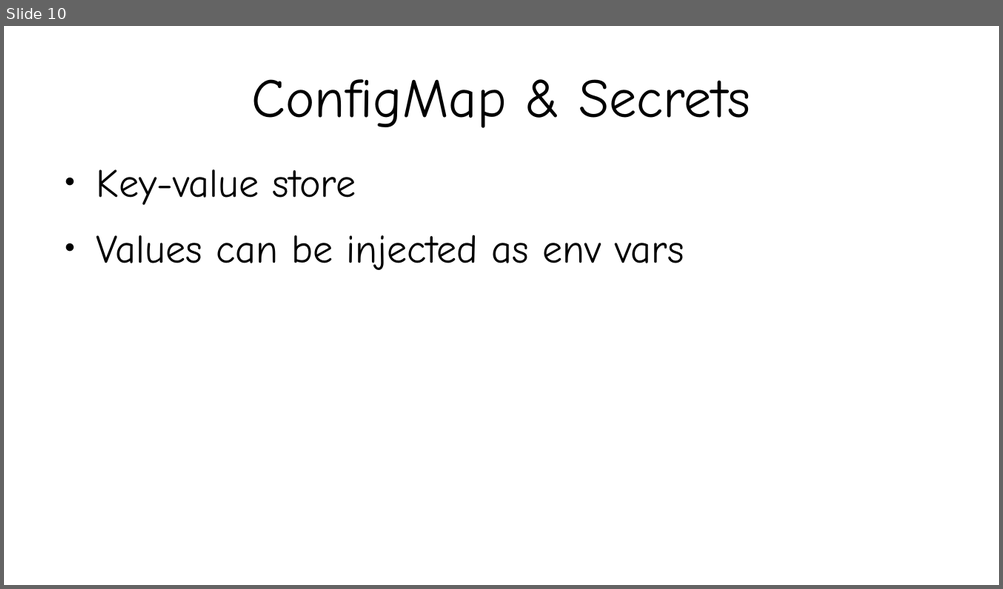
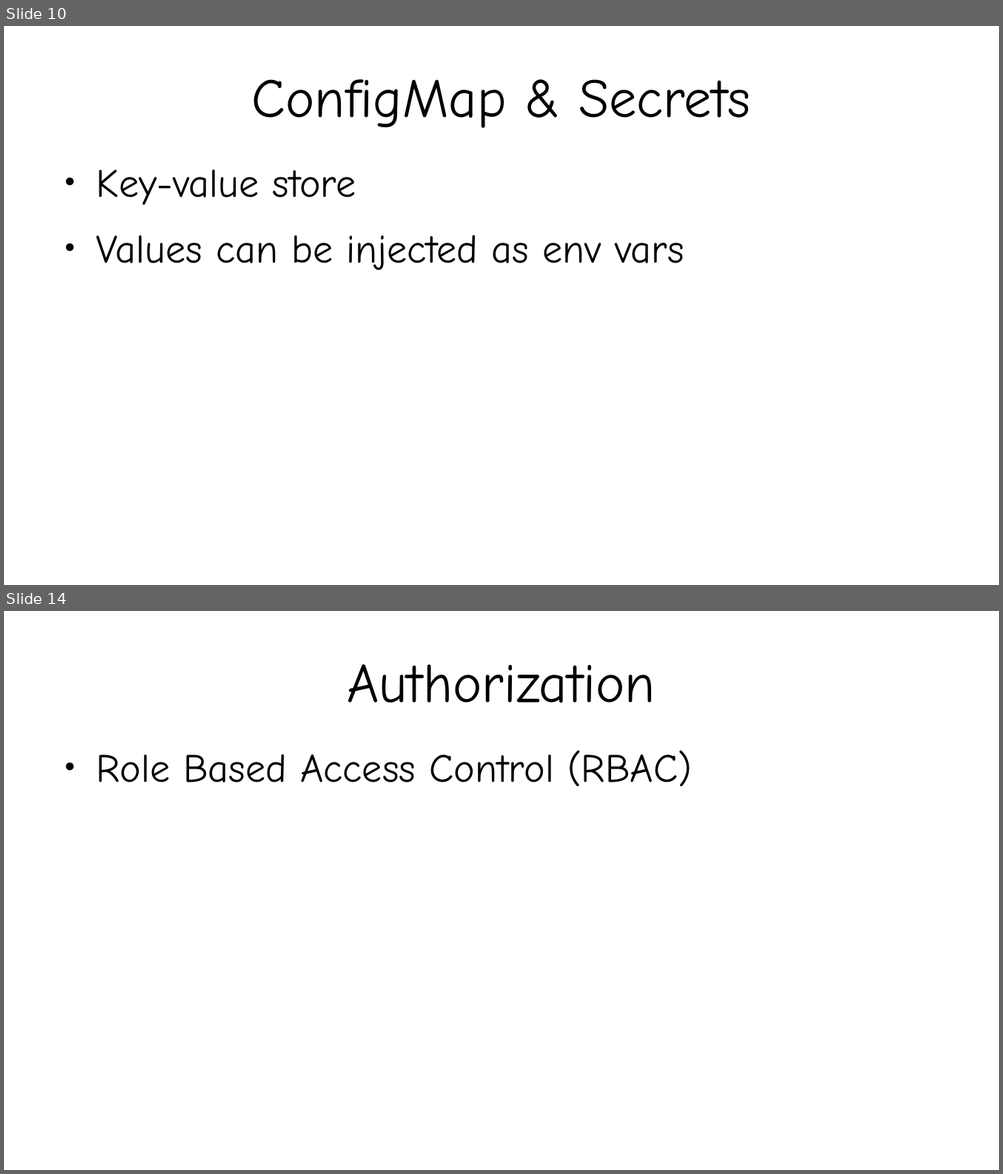
Before and after one commit to kislaykishore/microservices, a slide deck: Kubernetes.odp. Shown one above the other, each under a label of ours: slide 10 before the commit, slides 10 and 14 after it; the slides between them are not shown. The pictures are 1003x589 and 1003x1174 pixels, drawn with LibreOffice and Linux fonts; fonts in the diff are those of the drawing. Boxes give left, top, right and bottom in pixels: in the first picture for what was removed or moved away, otherwise in the second. Text is boxed around its words. In the diff, an @@ line names an element or a change of style, - is before the commit and + after.

```diff
--- a/Kubernetes.odp
+++ b/Kubernetes.odp
@@ slide 14 added at box(4, 611, 999, 1170), background #FFFFFF @@
@@ title added at box(347, 664, 655, 703), 44 pt, text #000000 @@
+Authorization
@@ text added at box(96, 750, 691, 786), 32 pt, text #000000 @@
+● Role Based Access Control (RBAC)
```
Also in this commit, not shown: 1 slide changed, 4 other slides added, 5 slides removed.
